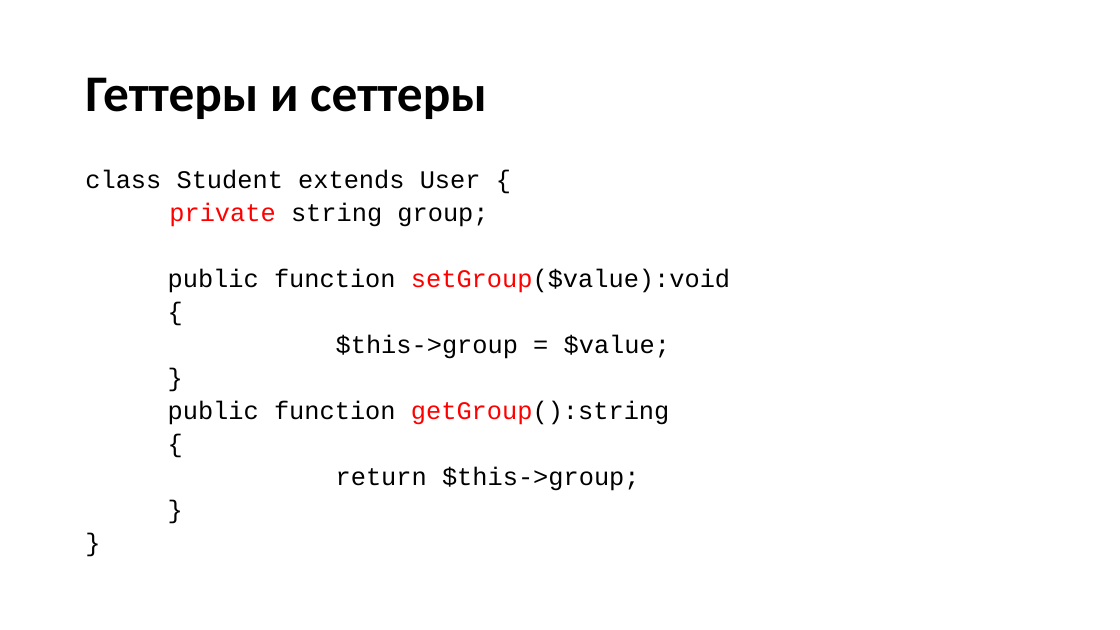
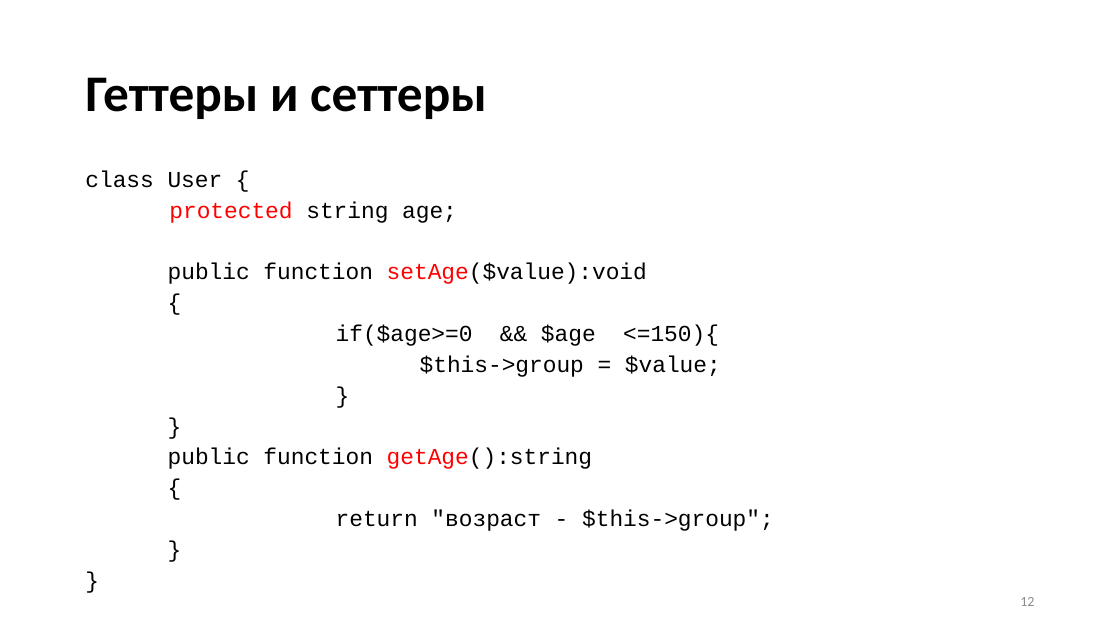
Before and after one commit to neverlaaazy/WebDev-docs, a slide deck: slide 12 of 6 PHP ООП.pptx (slide 11 before the commit). Drawn at 1120x630 pixels with LibreOffice and Linux fonts; fonts in the diff are those of the drawing. Boxes give left, top, right and bottom in pixels: in the first picture for what was removed or moved away, otherwise in the second. Text is boxed around its words. In the diff, an @@ line names an element or a change of style, - is before the commit and + after.

```diff
--- a/6 PHP ООП.pptx
+++ b/6 PHP ООП.pptx
@@ text at [85, 170, 647, 284]: text changed; size 21.7 to 19.6 pt @@
-class Student extends User {
-private string group;
-public function setGroup($value):void
+class User {
+protected string age;
+public function setAge($value):void
@@ text at [336, 325, 719, 346]: paragraph added @@
+if($age>=0 && $age <=150){
@@ text at [420, 355, 721, 377]: size 21.7 to 19.6 pt in "{", "$this->group = $value;", "}", "{" and 2 more places @@
@@ text at [168, 448, 592, 469]: text changed; size 21.7 to 19.6 pt @@
-public function getGroup():string
+}
+public function getAge():string
@@ text at [336, 510, 774, 531]: text changed; size 21.7 to 19.6 pt @@
-return $this->group;
+return "возраст - $this->group";
@@ page number added at [1020, 597, 1034, 606], 12 pt, text #8C8C8C @@
+12
```
Also in this commit, not shown: 18 other slides changed, 8 slides added.
